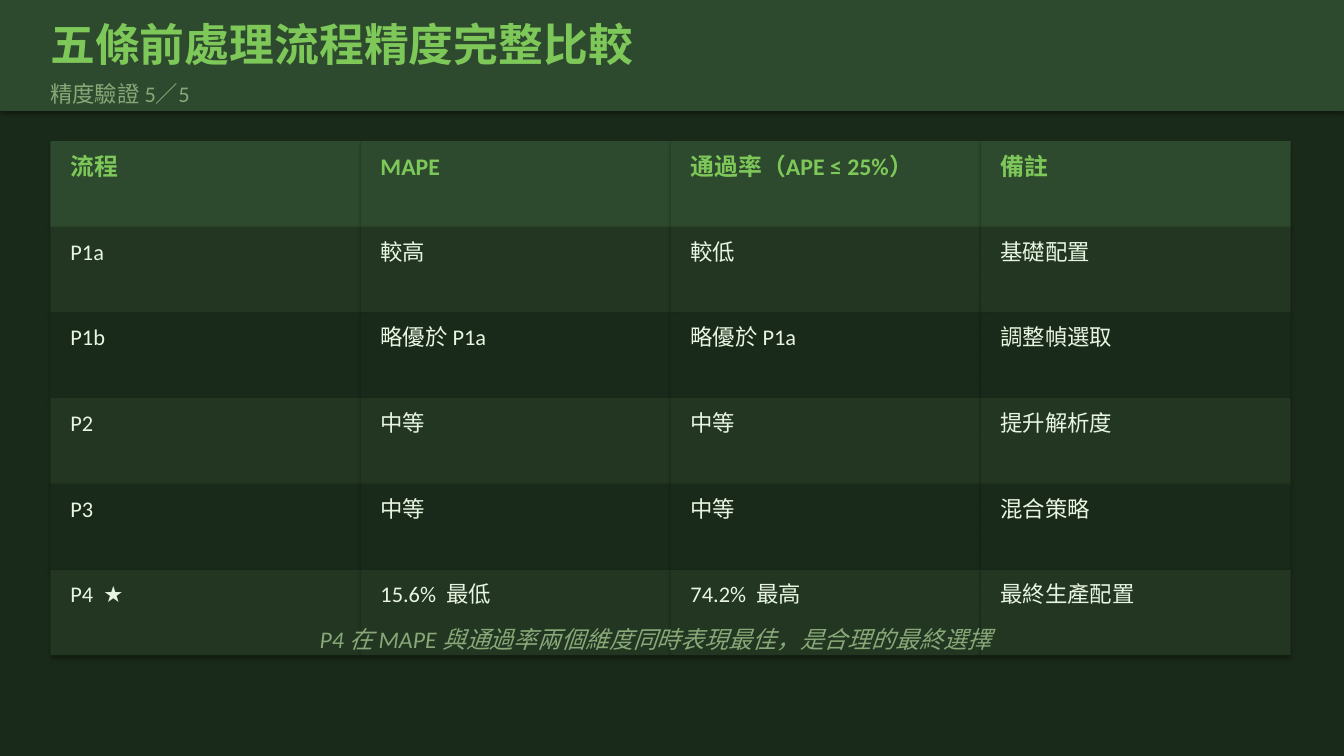
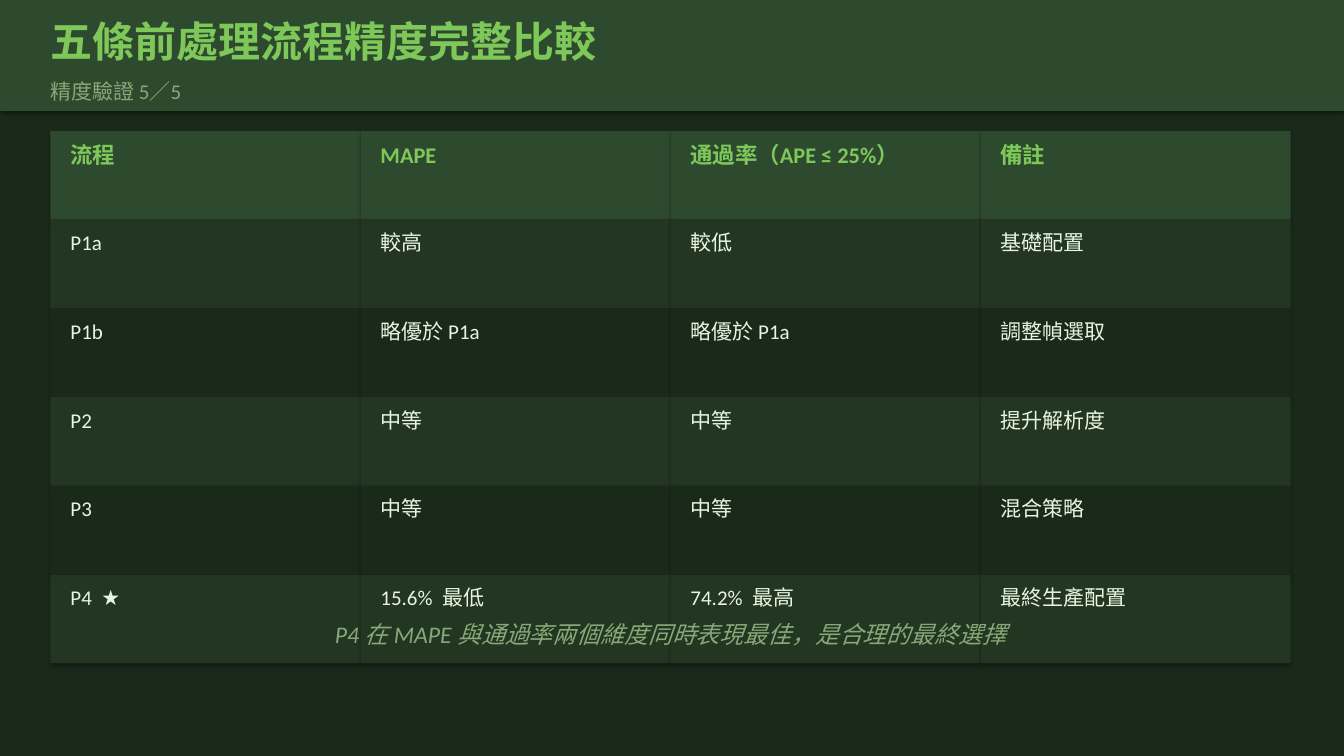
Before and after one commit to Yuchiaoniu/forest-carbon-measurement, a slide deck: slide 26 of public/thesis_defense.pptx (slide 18 before the commit). Drawn at 1344x756 pixels with LibreOffice and Linux fonts; fonts in the diff are those of the drawing. Boxes give left, top, right and bottom in pixels: in the first picture for what was removed or moved away, otherwise in the second. Text is boxed around its words. In the diff, an @@ line names an element or a change of style, - is before the commit and + after.

```diff
--- a/public/thesis_defense.pptx
+++ b/public/thesis_defense.pptx
@@ text "五條前處理流程精度完整比較" at [50, 21, 596, 61]: size 32 to 30 pt @@
@@ text "流程": place and size @@
-text "流程" at [70, 155, 118, 177]
+text "流程" at [70, 144, 115, 165]
@@ text "MAPE": place and size @@
-text "MAPE" at [380, 159, 440, 175]
+text "MAPE" at [380, 148, 436, 163]
@@ text "通過率（APE ≤ 25%）": place and size @@
-text "通過率（APE ≤ 25%）" at [690, 155, 912, 177]
+text "通過率（APE ≤ 25%）" at [690, 144, 898, 165]
@@ 4 rectangles: place and size @@
-4 rectangles at [50, 141, 1291, 227]
+4 rectangles at [50, 131, 1291, 220]
@@ size 17 to 16 pt in 4 elements at [70, 144, 115, 165], [380, 148, 436, 163], [690, 144, 898, 165], [1001, 144, 1046, 165] @@
@@ text "備註": place and size @@
-text "備註" at [1001, 155, 1049, 177]
+text "備註" at [1001, 144, 1046, 165]
@@ text "P1a": place and size @@
-text "P1a" at [70, 245, 104, 260]
+text "P1a" at [70, 236, 102, 250]
@@ text "較高": place and size @@
-text "較高" at [380, 241, 425, 262]
+text "較高" at [380, 232, 422, 252]
@@ text "較低": place and size @@
-text "較低" at [690, 241, 735, 262]
+text "較低" at [690, 232, 732, 252]
@@ 8 rectangles: place and size @@
-8 rectangles at [50, 227, 1291, 398]
+8 rectangles at [50, 220, 1291, 397]
@@ text "基礎配置": place and size @@
-text "基礎配置" at [1001, 241, 1090, 262]
+text "基礎配置" at [1001, 232, 1085, 252]
@@ 4 rectangles: place and size @@
-4 rectangles at [50, 484, 1291, 570]
+4 rectangles at [50, 486, 1291, 575]
@@ 4 rectangles: place and size @@
-4 rectangles at [50, 570, 1291, 655]
+4 rectangles at [50, 575, 1291, 663]
@@ size 16 to 15 pt in 21 elements at [70, 414, 91, 428], [380, 410, 422, 430], [690, 410, 732, 430], [1001, 410, 1106, 430], [70, 324, 102, 339], [380, 321, 480, 341], [690, 321, 790, 341], [1001, 321, 1106, 341], [70, 502, 91, 516], [380, 498, 422, 518], [690, 498, 732, 518], [1001, 498, 1085, 518], [50, 81, 181, 101], [70, 236, 102, 250], [380, 232, 422, 252], [690, 232, 732, 252], [1001, 232, 1085, 252], [70, 591, 91, 605], [380, 587, 484, 607], [690, 587, 794, 607], [1001, 587, 1127, 607] @@
@@ text "P4 在 MAPE 與通過率兩個維度同時表現最佳，是合理的最終選擇": place and size @@
-text "P4 在 MAPE 與通過率兩個維度同時表現最佳，是合理的最終選擇" at [320, 628, 991, 650]
+text "P4 在 MAPE 與通過率兩個維度同時表現最佳，是合理的最終選擇" at [335, 623, 1006, 645]
```
Also in this commit, not shown: 27 other slides changed, 12 slides added, 1 slide removed, 2 other files.
